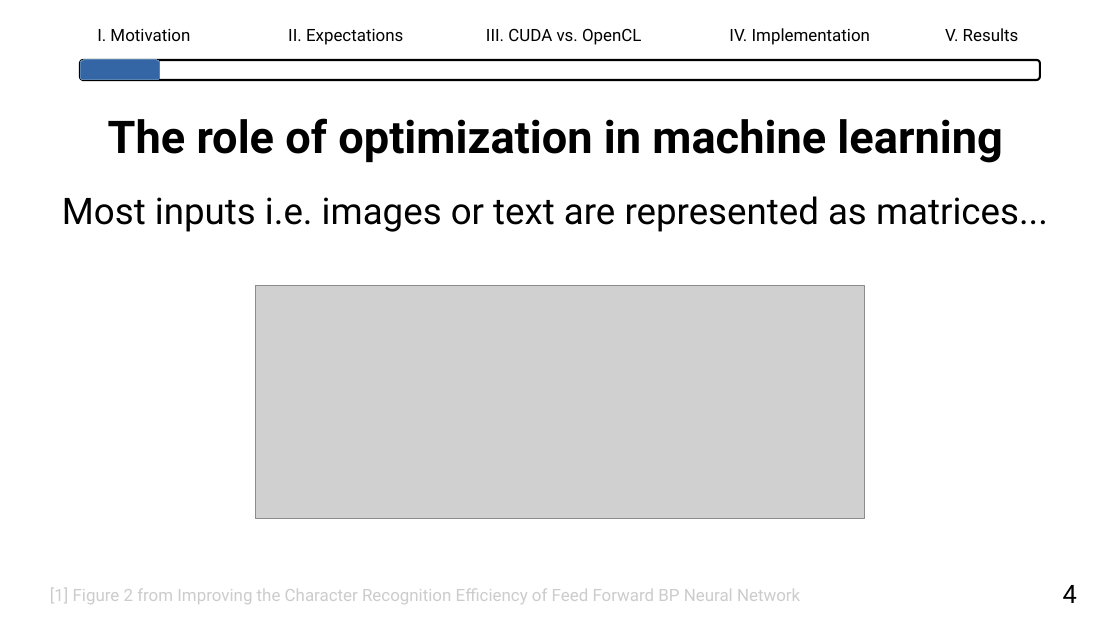
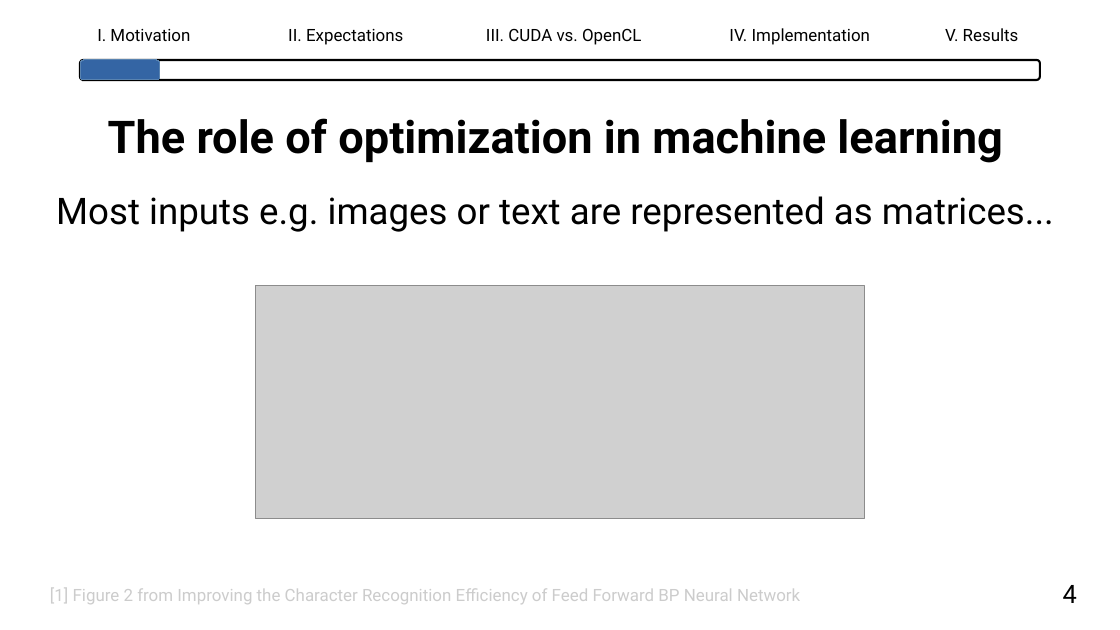
Before and after one commit to lhahner/opti-perf, a slide deck: slide 6 of docs/presentation/final-presentation.odp. Drawn at 1120x630 pixels with LibreOffice and Linux fonts; fonts in the diff are those of the drawing; grey boxes stand for pictures. Boxes give left, top, right and bottom in pixels: in the first picture for what was removed or moved away, otherwise in the second. Text is boxed around its words. In the diff, an @@ line names an element or a change of style, - is before the commit and + after.

```diff
--- a/docs/presentation/final-presentation.odp
+++ b/docs/presentation/final-presentation.odp
@@ text at [56, 196, 1054, 232]: text changed @@
-Most inputs i.e. images or text are represented as matrices...
+Most inputs e.g. images or text are represented as matrices...
```
Also in this commit, not shown: 29 other slides changed, 6 slides removed, 1 other file.
